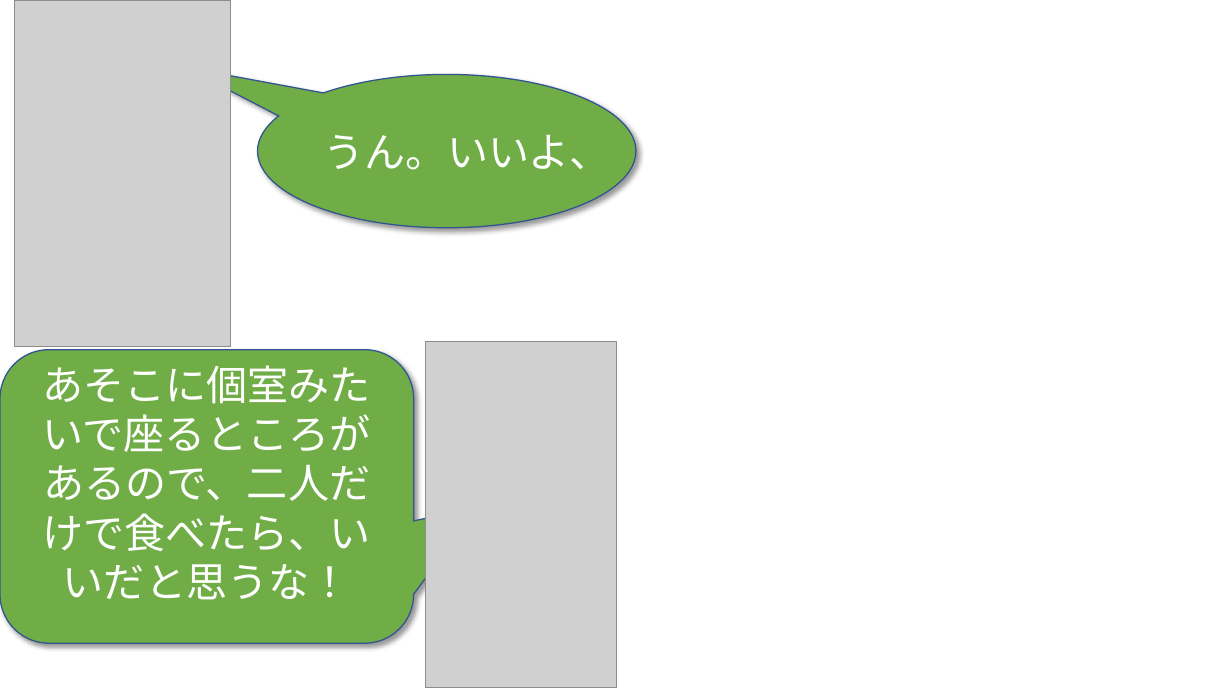
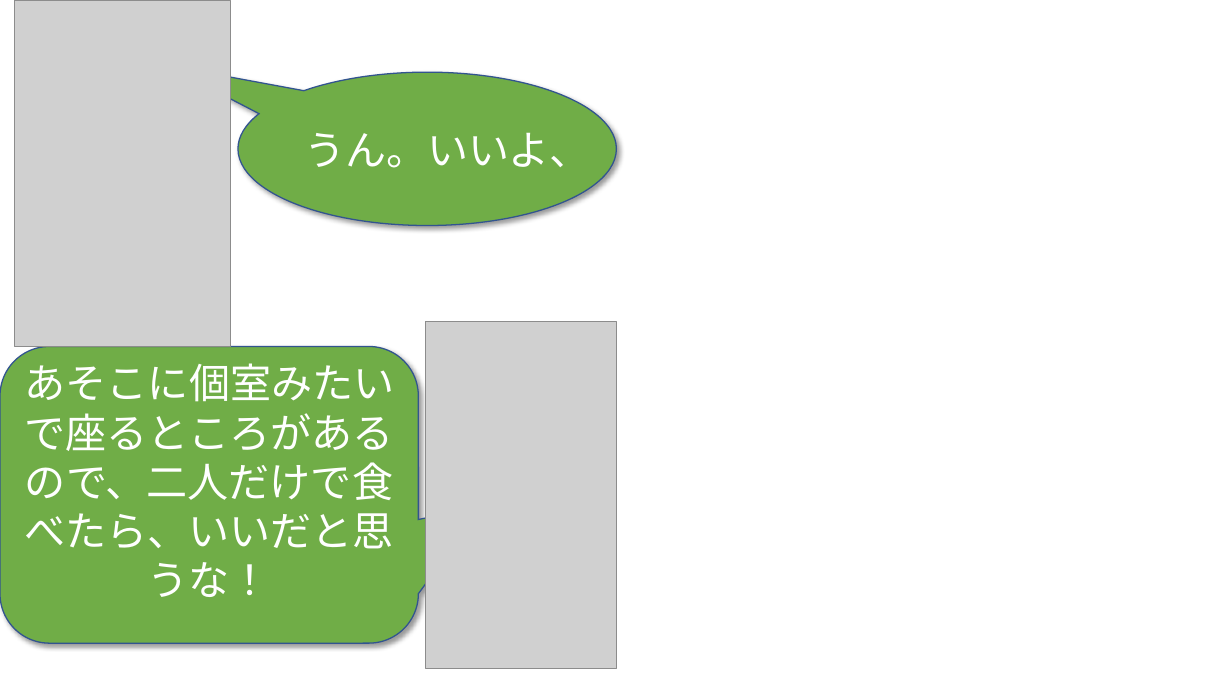
Before and after one commit to phuchung97/phuchung97.github.io, a slide deck: slide 3 of design/story.pptx. Drawn at 1232x693 pixels with LibreOffice and Linux fonts; fonts in the diff are those of the drawing; grey boxes stand for pictures; background and template pictures are left out. Boxes give left, top, right and bottom in pixels: in the first picture for what was removed or moved away, otherwise in the second. Text is boxed around its words. In the diff, an @@ line names an element or a change of style, - is before the commit and + after.

```diff
--- a/design/story.pptx
+++ b/design/story.pptx
@@ speech bubble "うん。いいよ、": place and size @@
-speech bubble "うん。いいよ、" at <box>258,75,637,228</box>
+speech bubble "うん。いいよ、" at <box>238,72,617,226</box>
@@ picture: place and size @@
-picture at <box>426,341,616,688</box>
+picture at <box>426,322,616,668</box>
@@ rounded speech box "あそこに個室みたいで座るところがあるので、二人だけで食べたら、いいだと思うな！": place and size @@
-rounded speech box "あそこに個室みたいで座るところがあるので、二人だけで食べたら、いいだと思うな！" at <box>0,349,414,643</box>
+rounded speech box "あそこに個室みたいで座るところがあるので、二人だけで食べたら、いいだと思うな！" at <box>0,347,419,643</box>
```
Also in this commit, not shown: 19 other slides changed, 22 other files.
